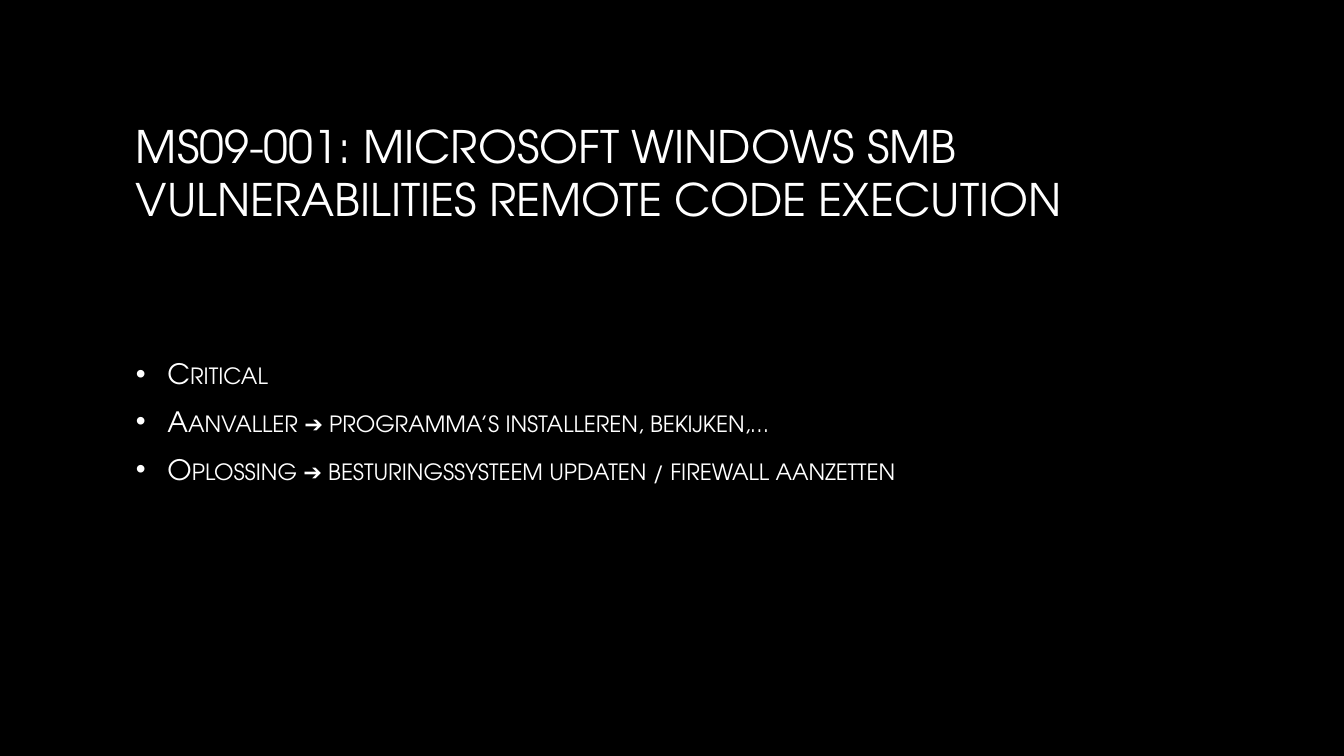
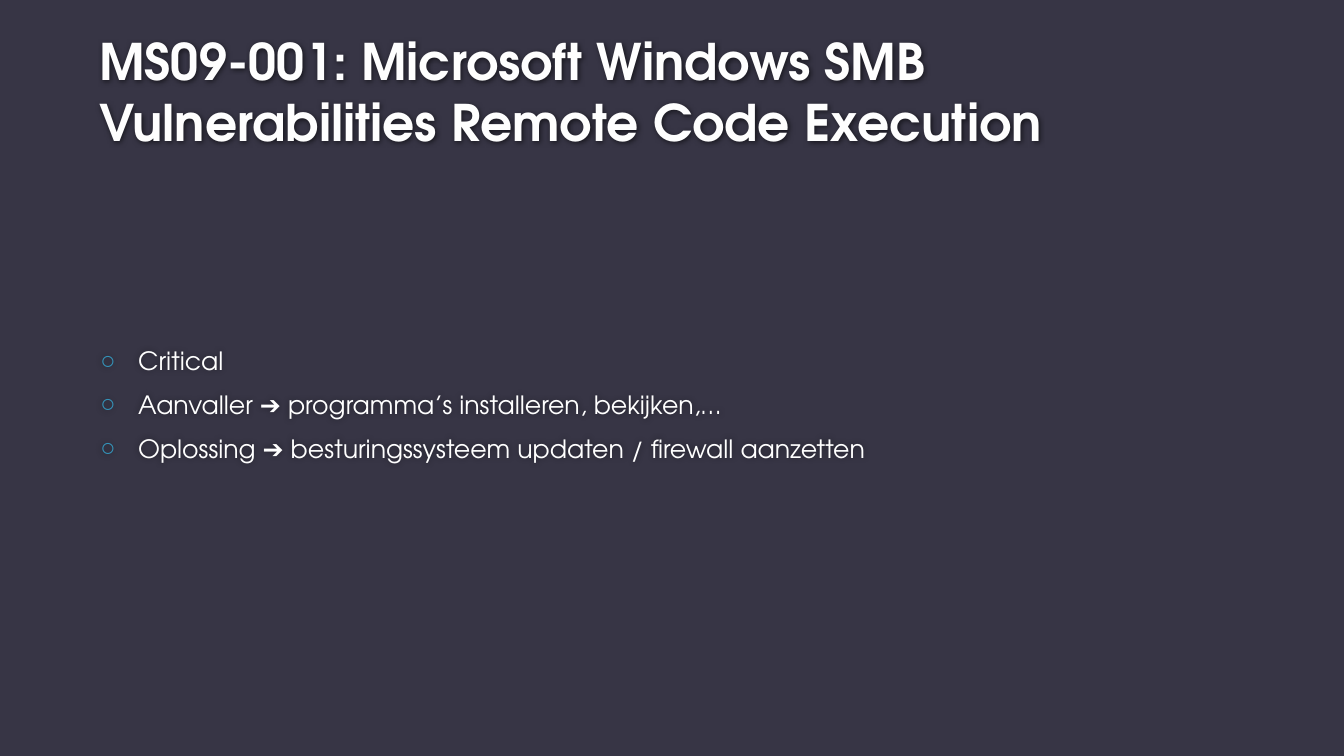
Before and after one commit to Bramelvix/Basic-Security, a slide deck: slide 8 of Opdracht BasicSecurity Systems&Networks aspect/presentatieBS.pptx. Drawn at 1344x756 pixels with LibreOffice and Linux fonts; fonts in the diff are those of the drawing; background and template pictures are left out. Boxes give left, top, right and bottom in pixels: in the first picture for what was removed or moved away, otherwise in the second. Text is boxed around its words. In the diff, an @@ line names an element or a change of style, - is before the commit and + after.

Commit message:
change theme pp

```diff
--- a/Opdracht BasicSecurity Systems&Networks aspect/presentatieBS.pptx
+++ b/Opdracht BasicSecurity Systems&Networks aspect/presentatieBS.pptx
@@ background picture (left out) to #373545 @@
@@ title "MS09-001: Microsoft Windows SMB Vulnerabilities ..." at (x1=99, y1=41, x2=1041, y2=142): vertical alignment middle to bottom @@
@@ title at (x1=99, y1=41, x2=1041, y2=142): text changed; size 32 to 36 pt; text colour gradient #FFFFFF to #A6A6A6 to #FEFEFE; bold on @@
-MS09-001: MICROSOFT WINDOWS SMB VULNERABILITIES REMOTE CODE EXECUTION
+MS09-001: Microsoft Windows SMB Vulnerabilities Remote Code Execution
@@ text "Critical" moved from (x1=328, y1=415, x2=896, y2=481) to (x1=138, y1=351, x2=865, y2=464) @@
@@ text "Critical" at (x1=138, y1=351, x2=865, y2=464): size 20 to 18 pt, text colour gradient #FFFFFF to #BFBFBF to #FFFFFF, small capitals off; bullet • to ○; bullet colour #FFFFFF to #3494BA @@
```
Also in this commit, not shown: 18 other slides changed.
